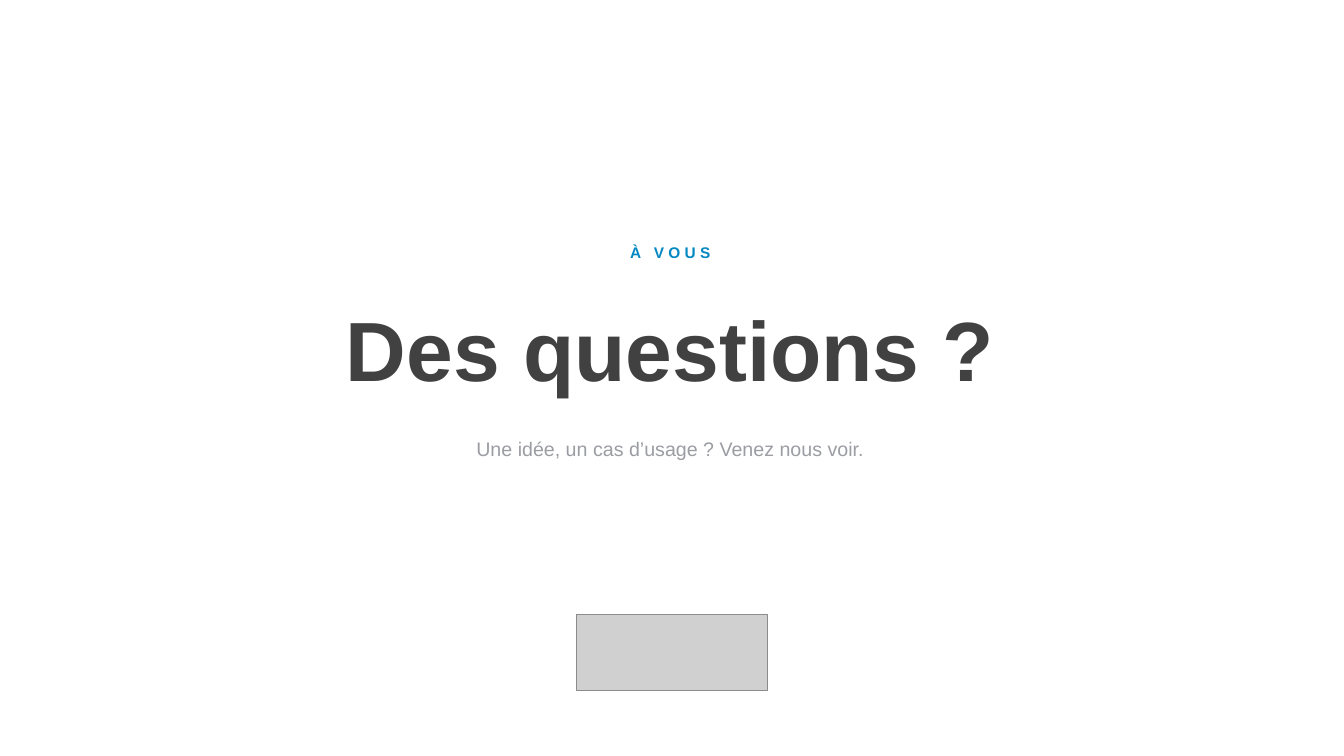
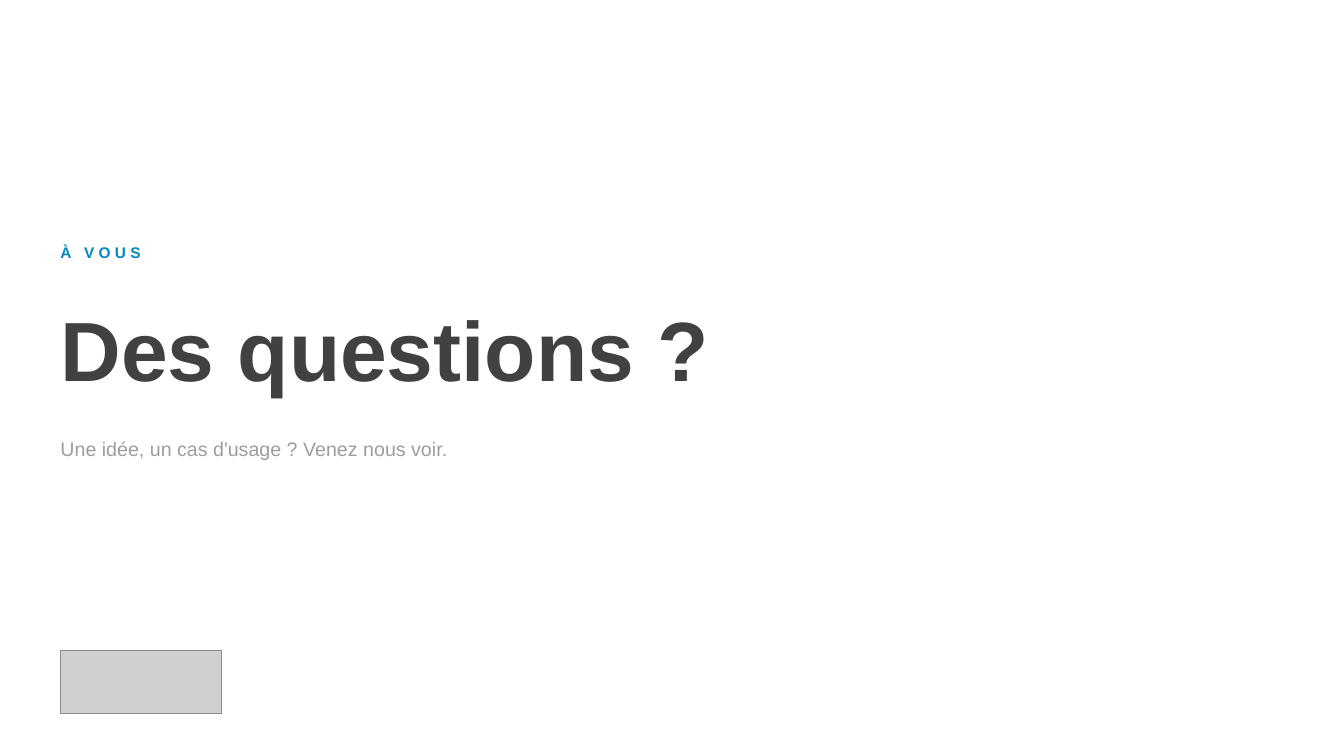
Before and after one commit to felixuniversityca-svg/task-dashboard, a slide deck: slide 50 of LIA-concretement-CC-anime.pptx. Drawn at 1344x756 pixels with LibreOffice and Linux fonts; fonts in the diff are those of the drawing; grey boxes stand for pictures. Boxes give left, top, right and bottom in pixels: in the first picture for what was removed or moved away, otherwise in the second. Text is boxed around its words. In the diff, an @@ line names an element or a change of style, - is before the commit and + after.

```diff
--- a/LIA-concretement-CC-anime.pptx
+++ b/LIA-concretement-CC-anime.pptx
@@ text "À VOUS" at (60, 245, 140, 258): alignment centre to left @@
@@ text "Des questions ?" at (60, 320, 634, 396): alignment centre to left @@
@@ text at (60, 441, 447, 460): text changed @@
-Une idée, un cas d’usage ? Venez nous voir.
+Une idée, un cas d'usage ? Venez nous voir.
@@ picture: place and size @@
-picture at (577, 615, 768, 691)
+picture at (60, 650, 222, 714)
```
Also in this commit, not shown: 36 other slides changed.
